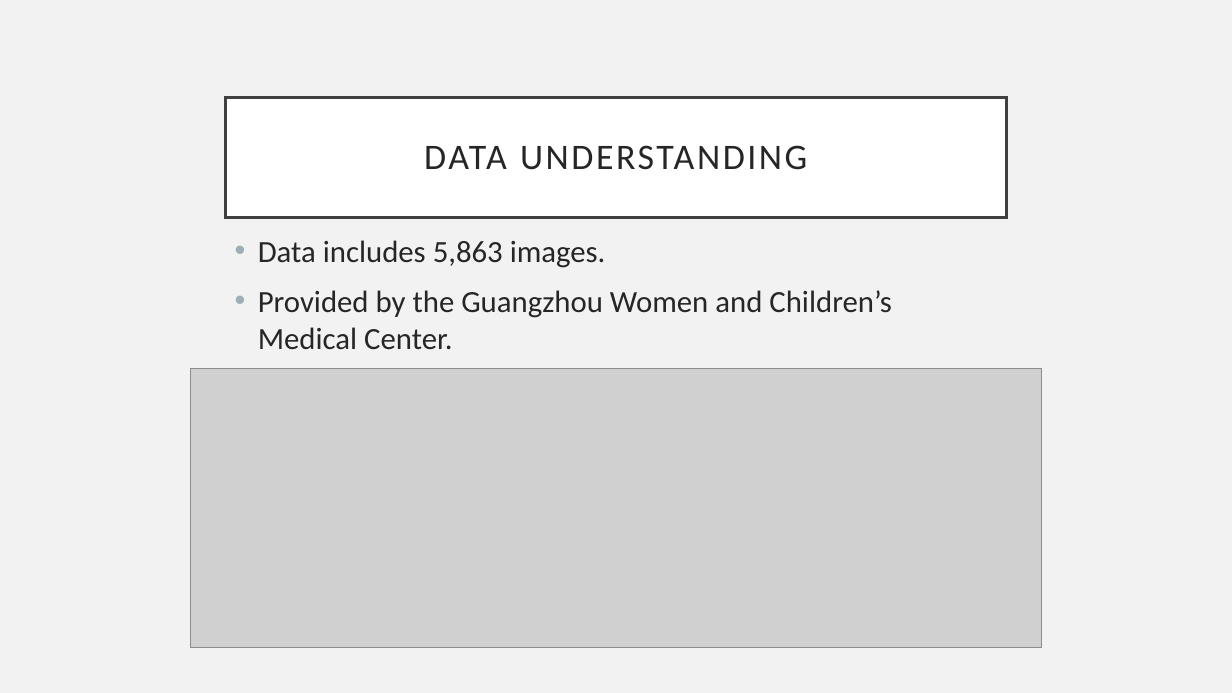
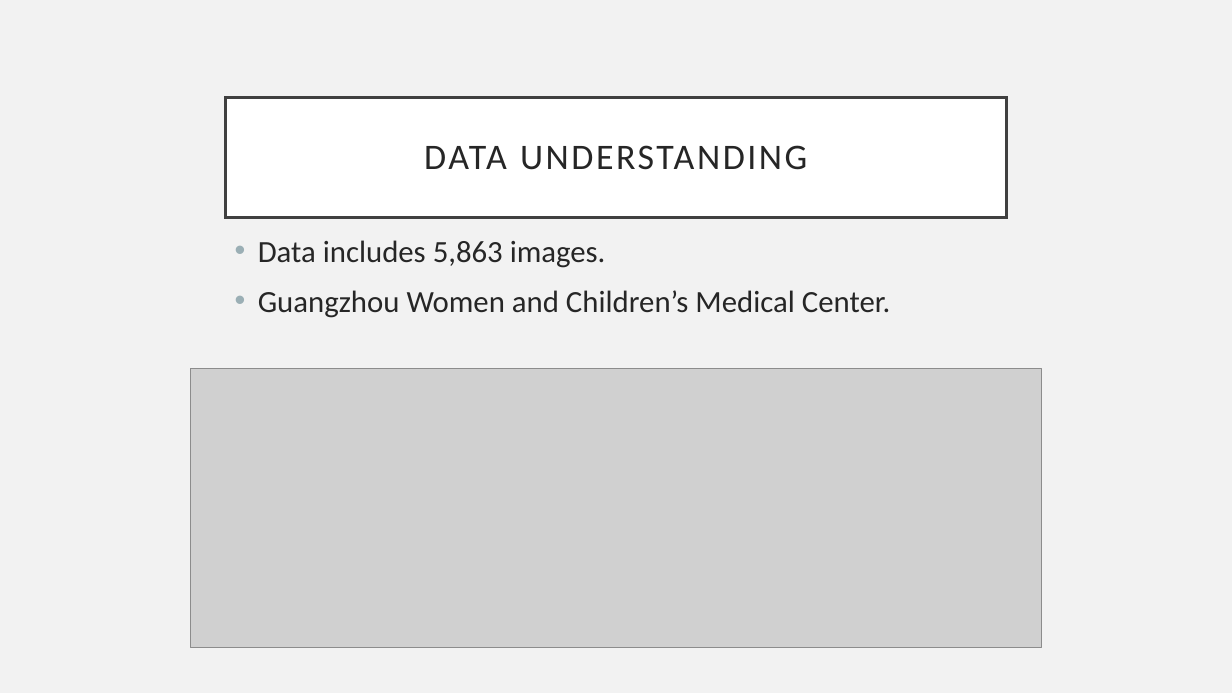
Before and after one commit to PattiCakes59/Chest-X-Ray-Examination, a slide deck: slide 5 of PneumoniaPresentation.pptx. Drawn at 1232x693 pixels with LibreOffice and Linux fonts; fonts in the diff are those of the drawing; grey boxes stand for pictures. Boxes give left, top, right and bottom in pixels: in the first picture for what was removed or moved away, otherwise in the second. Text is boxed around its words. In the diff, an @@ line names an element or a change of style, - is before the commit and + after.

```diff
--- a/PneumoniaPresentation.pptx
+++ b/PneumoniaPresentation.pptx
@@ text at [258,290,890,318]: text changed @@
-• Provided by the Guangzhou Women and Children’s Medical Center.
+• Guangzhou Women and Children’s Medical Center.
```
Also in this commit, not shown: 1 other slide changed.
